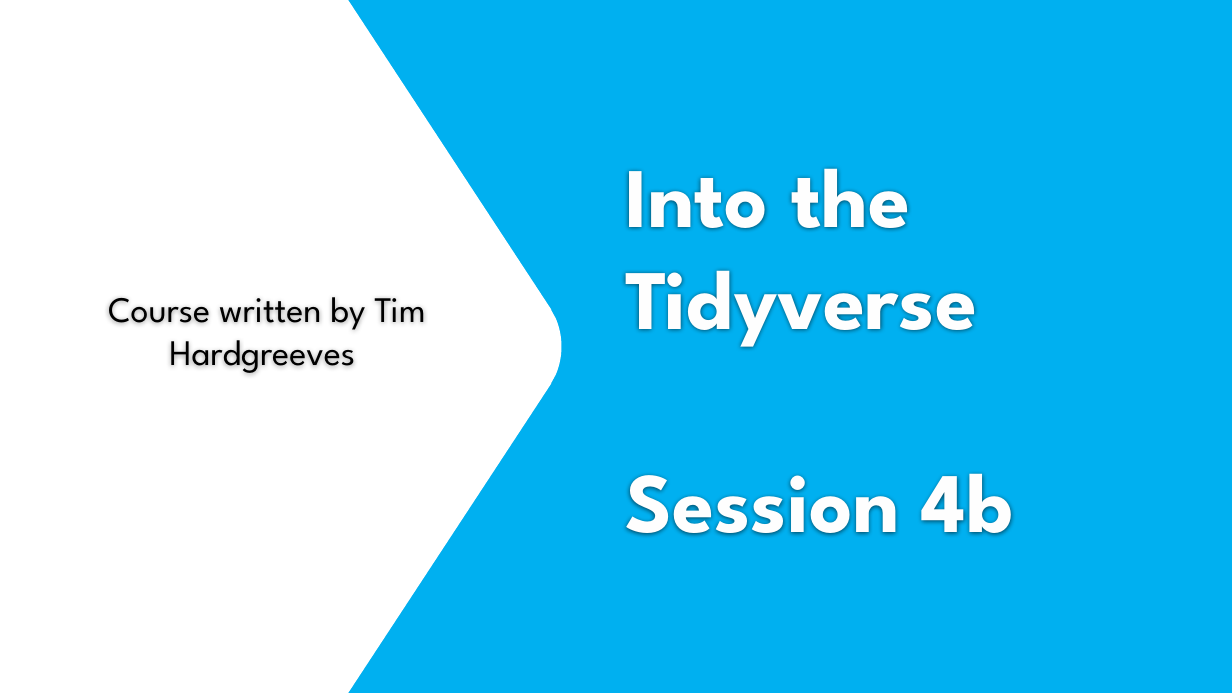
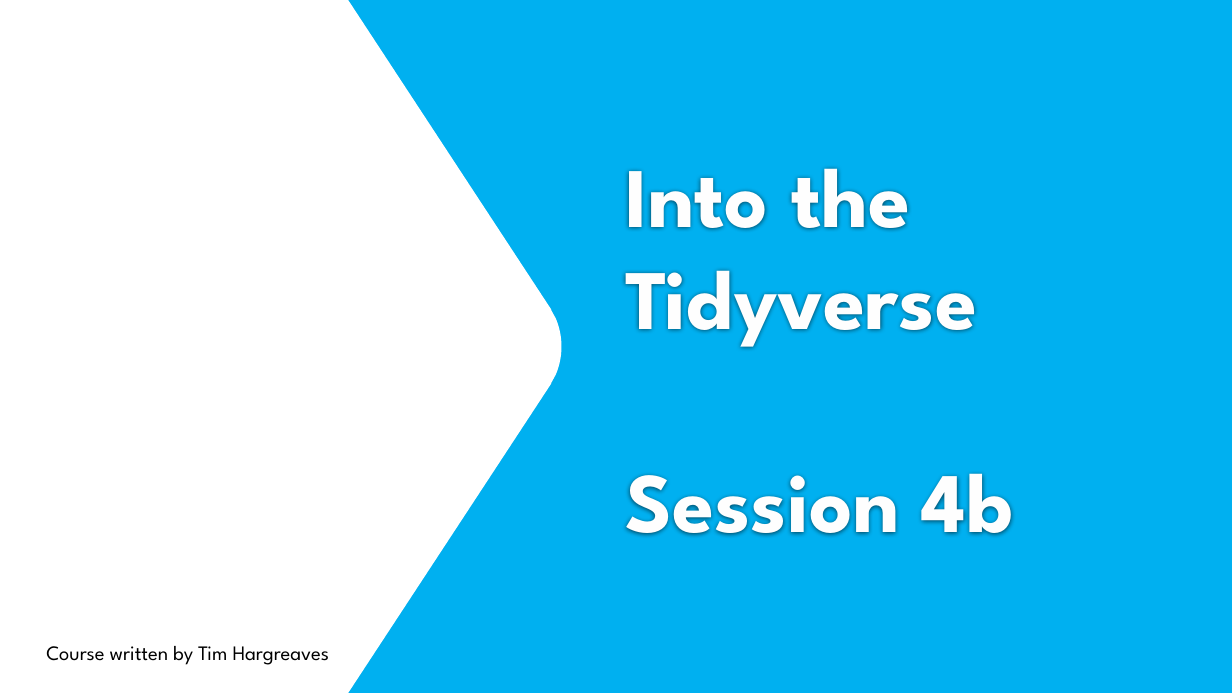
Before and after one commit to izzixcoatxs/Into_the_Tidyverse, a slide deck: slide 39 of sessions/session_four/izzie_session_four_a&b_presentation.pptx (slide 33 before the commit). Drawn at 1232x693 pixels with LibreOffice and Linux fonts; fonts in the diff are those of the drawing; background and template pictures are left out. Boxes give left, top, right and bottom in pixels: in the first picture for what was removed or moved away, otherwise in the second. Text is boxed around its words. In the diff, an @@ line names an element or a change of style, - is before the commit and + after.

```diff
--- a/sessions/session_four/izzie_session_four_a&b_presentation.pptx
+++ b/sessions/session_four/izzie_session_four_a&b_presentation.pptx
@@ subtitle removed at (x1=108, y1=297, x2=425, y2=373) @@
-Course written by Tim Hardgreeves
@@ text added at (x1=46, y1=646, x2=330, y2=665), 16 pt, text #000000 @@
+Course written by Tim Hargreaves
```
Also in this commit, not shown: 12 other slides changed, 8 slides added, 2 slides removed.
